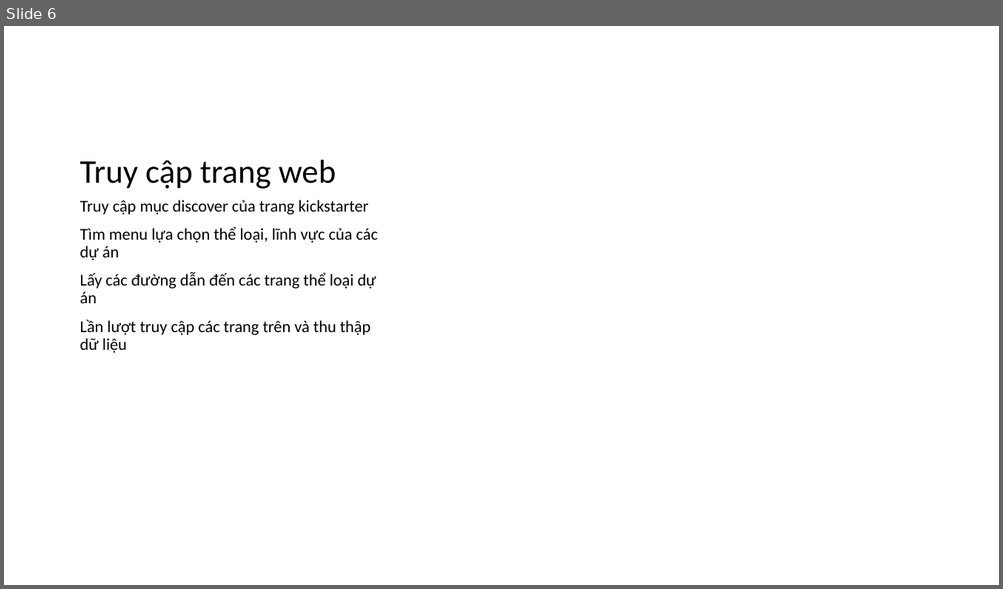
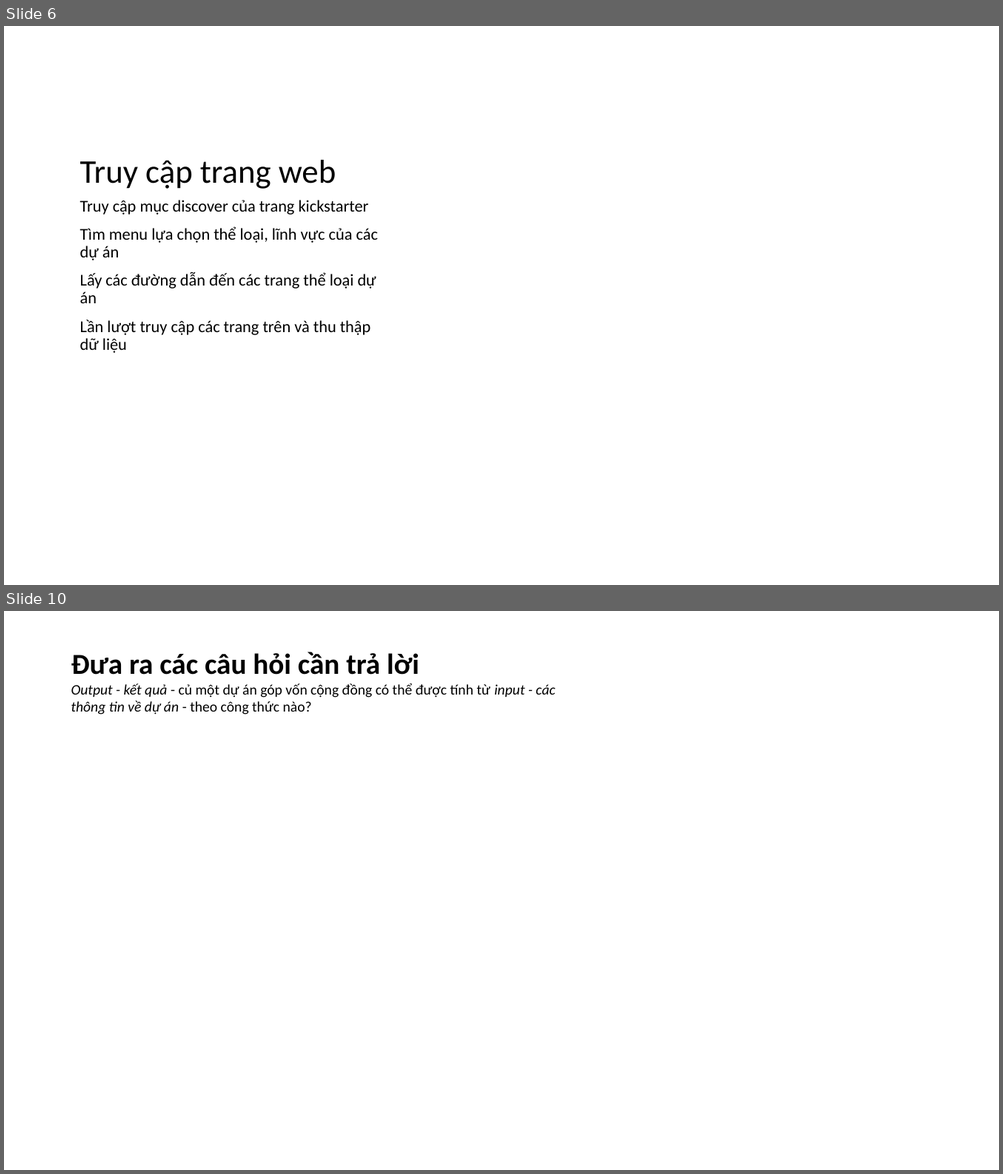
Before and after one commit to XQuyTran/DataScience_Project_HCMUS, a slide deck: presentation/report.pptx. Shown one above the other, each under a label of ours: slide 6 before the commit, slides 6 and 10 after it; the slides between them are not shown. The pictures are 1003x589 and 1003x1174 pixels, drawn with LibreOffice and Linux fonts; fonts in the diff are those of the drawing. Boxes give left, top, right and bottom in pixels: in the first picture for what was removed or moved away, otherwise in the second. Text is boxed around its words. In the diff, an @@ line names an element or a change of style, - is before the commit and + after.

```diff
--- a/presentation/report.pptx
+++ b/presentation/report.pptx
@@ slide 10 added at [4, 611, 999, 1170], background #FFFFFF @@
@@ text added at [71, 652, 555, 715], 14 pt, text #000000 @@
+Đưa ra các câu hỏi cần trả lời
+Output - kết quả - củ một dự án góp vốn cộng đồng có thể được tính từ input - các thông tin về dự án - theo công thức nào?
```
Also in this commit, not shown: 1 slide changed, 5 other slides added.
